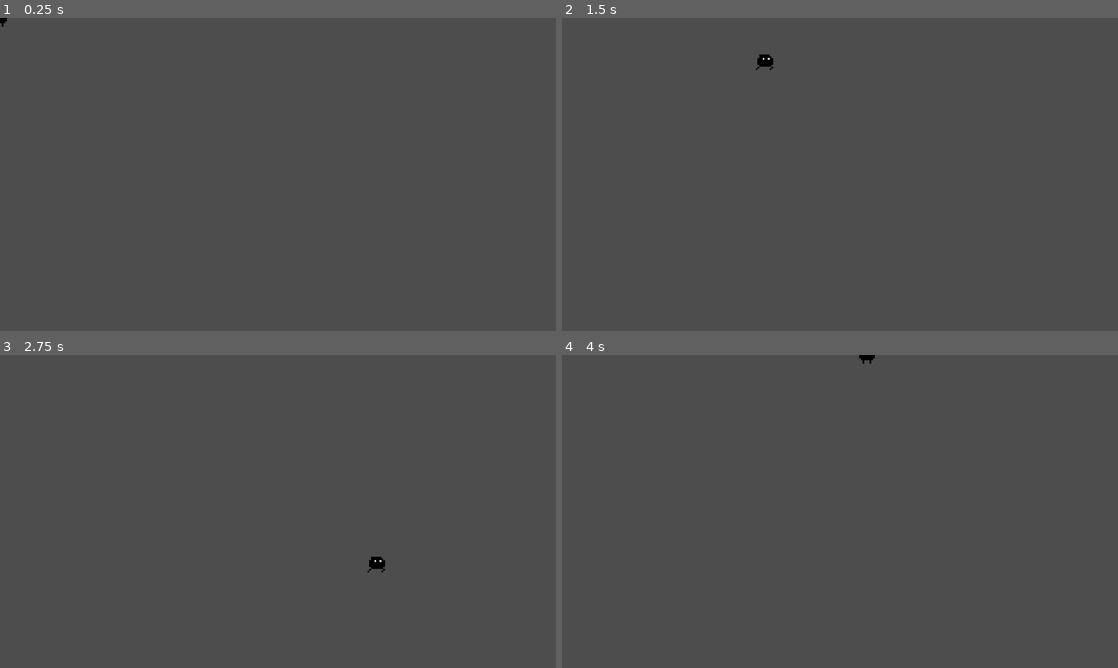
Above: before the commit, frames 1-4 (two rows, left to right).
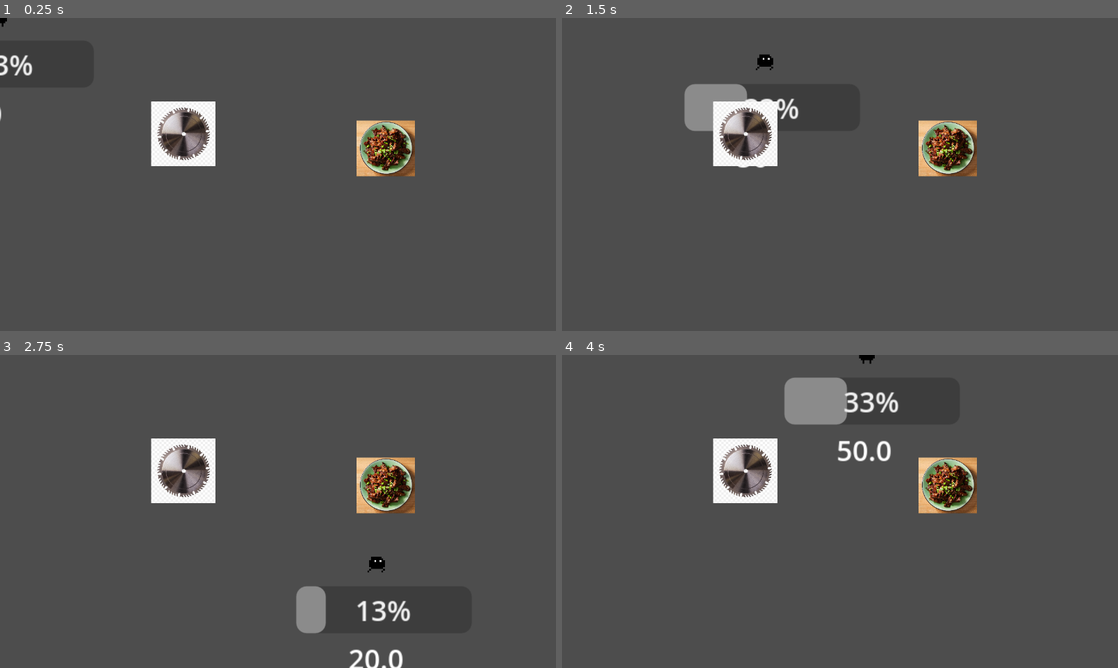
Above: after the commit, the same moments.

Repository: OAVideoGameDevelopment/Phoenix
Game: Godot game, scene res://Main.tscn
Same seed, same stepped clock (60 frames per second), same inputs: the game is played once before the commit and once after it.
Inputs:
- Up to frame 1 (0.25 s): no input
- Up to frame 2 (1.5 s): tap Enter at 0.5 s; hold D (move_right) 0.53-1.28 s; hold S (move_down) from 1.28 s (still down)
- Up to frame 3 (2.75 s): release S (move_down) at 2.03 s; hold D (move_right) from 2.03 s (still down)
- Up to frame 4 (4 s): release D (move_right) at 2.78 s; hold W (move_up) 2.78-3.53 s; hold A (move_left) from 3.53 s (still down)

The runs differ from the first frame. In frame 1, 4.3% of the frame differs, in the area x 0-75%, y 11-51%; in frame 2, 5.3%; in frame 3, 5.4%; in frame 4, 6.4%, in the area x 27-75%, y 7-51%.

Commit message:
Heath System

Diff:
--- /dev/null
+++ b/Damage/Saw.tscn
@@ -0,0 +1,22 @@
+[gd_scene load_steps=4 format=3 uid="uid://b5yaa70qbh3li"]
+
+[ext_resource type="Script" uid="uid://b34brwjvvg87" path="res://Damage/saw.gd" id="1_al2jn"]
+[ext_resource type="Texture2D" uid="uid://dtt0dcd4r4e5c" path="res://Misc/Screenshot 2026-04-04 104759.png" id="2_d3q1m"]
+
+[sub_resource type="RectangleShape2D" id="RectangleShape2D_7c5v0"]
+size = Vector2(35.5, 35.5)
+
+[node name="Saw" type="Area2D"]
+collision_layer = 2
+script = ExtResource("1_al2jn")
+
+[node name="Sprite2D" type="Sprite2D" parent="."]
+position = Vector2(0.5, -0.34255219)
+scale = Vector2(0.07872341, 0.07872341)
+texture = ExtResource("2_d3q1m")
+
+[node name="CollisionShape2D" type="CollisionShape2D" parent="."]
+position = Vector2(0.25, -0.34575653)
+shape = SubResource("RectangleShape2D_7c5v0")
+
+[connection signal="body_entered" from="." to="." method="_on_body_entered"]
--- /dev/null
+++ b/Damage/saw.gd
@@ -0,0 +1,6 @@
+extends Area2D
+
+
+func _on_body_entered(body: Node2D) -> void:
+	if body is Player:
+		body.take_damage(30)
--- /dev/null
+++ b/Heals/Heart.tscn
@@ -0,0 +1,22 @@
+[gd_scene load_steps=4 format=3 uid="uid://wqcuyddc0728"]
+
+[ext_resource type="Texture2D" uid="uid://crh0ru01dofl2" path="res://Misc/Screenshot 2026-04-04 113440.png" id="1_23dhv"]
+[ext_resource type="Script" uid="uid://dwrui6py11qx7" path="res://Heals/heart.gd" id="1_gy6u4"]
+
+[sub_resource type="RectangleShape2D" id="RectangleShape2D_gy6u4"]
+size = Vector2(34, 32.5)
+
+[node name="Heart" type="Area2D"]
+collision_layer = 4
+script = ExtResource("1_gy6u4")
+
+[node name="Sprite2D" type="Sprite2D" parent="."]
+position = Vector2(0, 2.0000038)
+scale = Vector2(0.06694558, 0.06694558)
+texture = ExtResource("1_23dhv")
+
+[node name="CollisionShape2D" type="CollisionShape2D" parent="."]
+position = Vector2(0, 2)
+shape = SubResource("RectangleShape2D_gy6u4")
+
+[connection signal="body_entered" from="." to="." method="_on_body_entered"]
--- /dev/null
+++ b/Heals/heart.gd
@@ -0,0 +1,8 @@
+extends Area2D
+
+
+
+
+func _on_body_entered(body: Node2D) -> void:
+	if body is Player:
+		body.take_heal(30)
--- a/Main.tscn
+++ b/Main.tscn
@@ -1,7 +1,9 @@
-[gd_scene load_steps=4 format=3 uid="uid://di36bxkcrnr52"]
+[gd_scene load_steps=6 format=3 uid="uid://di36bxkcrnr52"]
 
 [ext_resource type="PackedScene" uid="uid://d2l1oof6loxxe" path="res://Player/Player.tscn" id="1_uu6xs"]
 [ext_resource type="Script" uid="uid://dw0yxse7nva8" path="res://Player/PlayerCharacterData.gd" id="2_r0du0"]
+[ext_resource type="PackedScene" uid="uid://b5yaa70qbh3li" path="res://Damage/Saw.tscn" id="3_cm0pq"]
+[ext_resource type="PackedScene" uid="uid://wqcuyddc0728" path="res://Heals/Heart.tscn" id="4_fos0i"]
 
 [sub_resource type="Resource" id="Resource_cm0pq"]
 resource_local_to_scene = true
@@ -13,3 +15,9 @@
 
 [node name="Player" parent="." instance=ExtResource("1_uu6xs")]
 character_data = SubResource("Resource_cm0pq")
+
+[node name="Saw" parent="." instance=ExtResource("3_cm0pq")]
+position = Vector2(105, 67)
+
+[node name="Heart" parent="." instance=ExtResource("4_fos0i")]
+position = Vector2(222, 73)
--- a/Player/Player.tscn
+++ b/Player/Player.tscn
@@ -6,6 +6,7 @@
 [ext_resource type="Resource" uid="uid://dvyc820lqfjrx" path="res://Player/DefaultPlayerCharacter.tres" id="3_vcj7w"]
 [ext_resource type="Texture2D" uid="uid://cjooboer2dbvg" path="res://Player/test_attack-Sheet.png" id="6_1m13p"]
 [ext_resource type="Script" uid="uid://c2e8n7ejelcjv" path="res://Player/player_movement.gd" id="8_ip4se"]
+[ext_resource type="Script" uid="uid://btbo1qgfb7n2n" path="res://Player/health_bar.gd" id="8_s1rgi"]
 [ext_resource type="Script" uid="uid://b1ogharj5fnex" path="res://Player/player_default.gd" id="8_u63yy"]
 
 [sub_resource type="AtlasTexture" id="AtlasTexture_3kltw"]
@@ -182,8 +183,7 @@
 }
 
 [node name="Player" type="CharacterBody2D" groups=["Bodies", "Player"]]
-collision_layer = 2
-collision_mask = 5
+collision_mask = 6
 floor_snap_length = 3.0
 platform_floor_layers = 4294967291
 safe_margin = 0.01
@@ -238,3 +238,18 @@
 actor = NodePath("../..")
 animator = NodePath("../../AnimatedSprite2D")
 animation = NodePath("../../AnimationPlayer")
+
+[node name="HealthBar" type="ProgressBar" parent="."]
+offset_left = -47.0
+offset_top = 13.0
+offset_right = 54.0
+offset_bottom = 40.0
+script = ExtResource("8_s1rgi")
+
+[node name="Label" type="Label" parent="HealthBar"]
+layout_mode = 1
+anchors_preset = -1
+offset_left = 30.0
+offset_top = 30.0
+offset_right = 83.0
+offset_bottom = 56.0
--- /dev/null
+++ b/Player/health_bar.gd
@@ -0,0 +1,13 @@
+extends ProgressBar
+
+@onready var label = $Label
+
+func set_health_bar(health, maxHealth):
+	max_value = maxHealth
+	value = health
+
+	label.text = str(health)
+
+func change_health(newValue):
+	value += newValue
+	label.text = str(value)
--- a/Player/player.gd
+++ b/Player/player.gd
@@ -19,10 +19,14 @@
 @onready var player_movement: PlayerMovement = $FiniteStateMachine/PlayerMovement
 @onready var player_default: PlayerDefault = $FiniteStateMachine/PlayerDefault
 
+@onready var healthBar = $HealthBar
+
 func _ready() -> void:
 	# FSM Signals
 	default_signals()
 	movement_signals()
+
+	healthBar.set_health_bar(health, maxHealth)
 
 func movement_signals() -> void:
 	player_movement.default.connect(fsm.change_state.bind(player_default))
@@ -43,3 +47,15 @@
 		# These will be used later
 		detection.scale.x *= -1
 		player_collision.position.x *= -1
+
+
+var maxHealth = 150
+var health = 50
+
+func take_damage(damage:int):
+	health -= damage
+	if health < 0: health = 0
+	healthBar.change_health(- damage)
+func take_heal(heal:int):
+	health += heal
+	healthBar.change_health(heal)
--- a/project.godot
+++ b/project.godot
@@ -27,6 +27,8 @@
 
 folder_colors={
 "res://Base/": "red",
+"res://Damage/": "pink",
+"res://Heals/": "green",
 "res://Misc/": "yellow",
 "res://Player/": "blue"
 }
Not shown, added: Damage/saw.gd.uid
Not shown, added: Heals/heart.gd.uid
Binary file added: Misc/Screenshot 2026-04-04 104759.png
Not shown, added: Misc/Screenshot 2026-04-04 104759.png.import
Binary file added: Misc/Screenshot 2026-04-04 113440.png
Not shown, added: Misc/Screenshot 2026-04-04 113440.png.import
Not shown: 1 places in Player/Player.tscn that only renumber resources
Not shown, added: Player/health_bar.gd.uid
